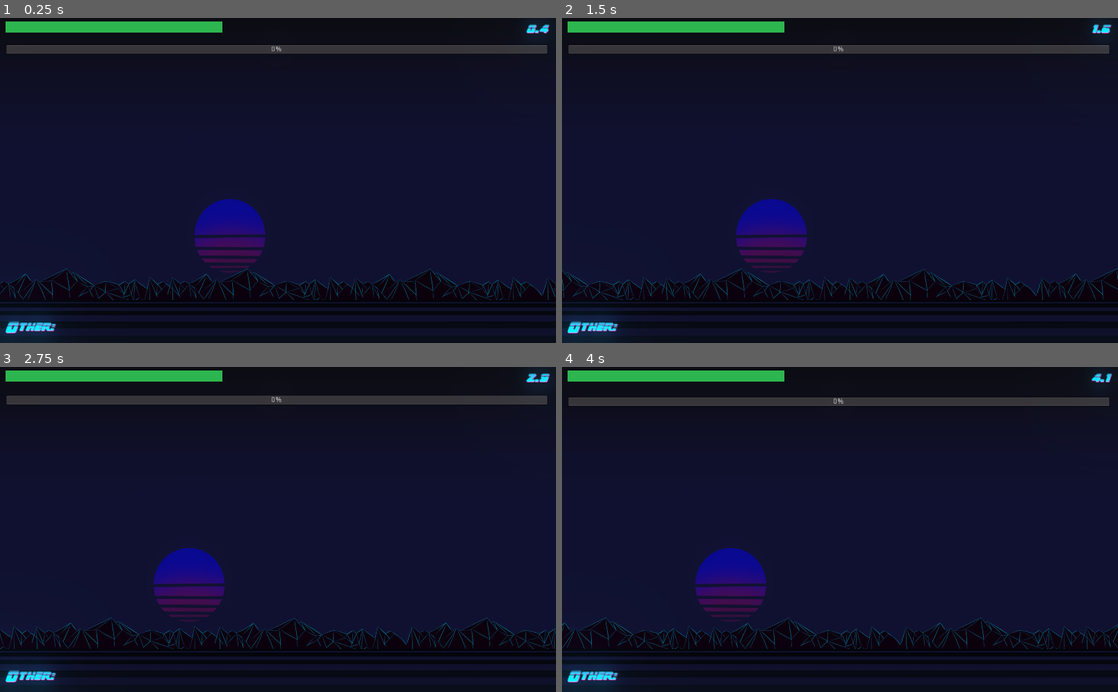
Above: before the commit, frames 1-4 (two rows, left to right).
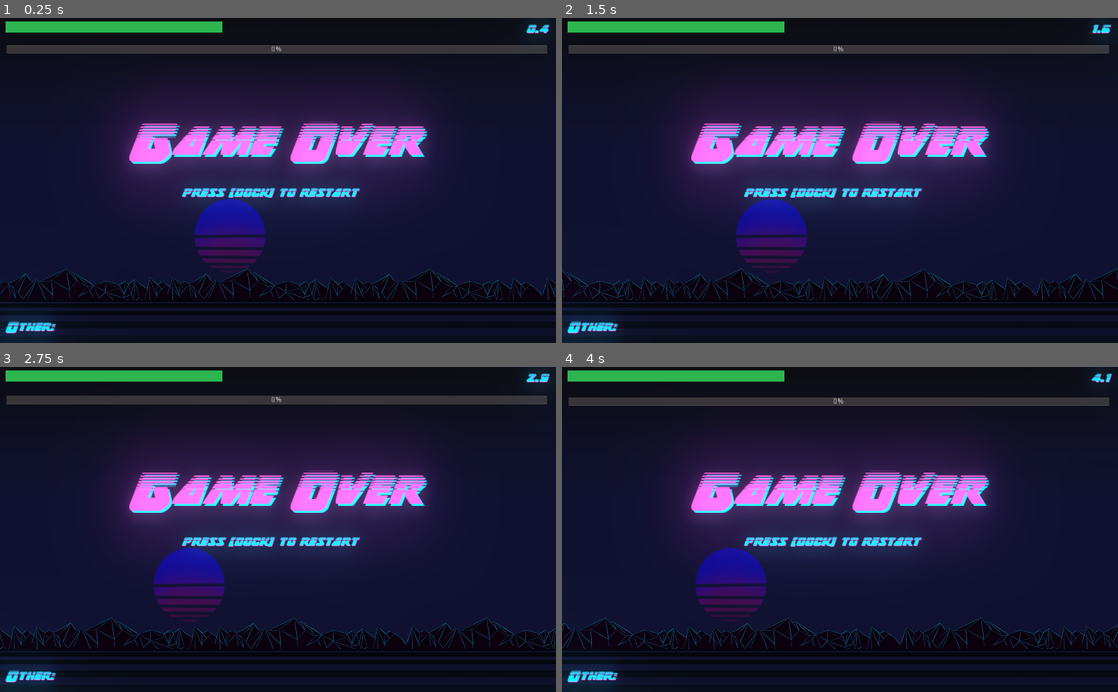
Above: after the commit, the same moments.

Repository: Joniras/MoustacheDesinfectant
Game: Godot game, scene res://Scenes/Game/Game.tscn
The game is run twice, just before and just after one commit, with the same random seed, the same clock (stepped at 60 frames per second) and the same inputs. This scene is started directly instead of the project's main scene.
Inputs (mouse positions are in pixels of both pictures, inside the frame that each line leads up to):
- Up to frame 1 (0.25 s): no input
- Up to frame 2 (1.5 s): move the mouse to (962, 164) at 0.52 s; click (962, 164) at 0.6 s; move the mouse to (728, 196) at 1.27 s; click (728, 196) at 1.35 s
- Up to frame 3 (2.75 s): move the mouse to (333, 458) at 2.02 s; click (333, 458) at 2.1 s
- Up to frame 4 (4 s): move the mouse to (812, 594) at 2.77 s; click (812, 594) at 2.85 s; move the mouse to (1006, 578) at 3.52 s; click (1006, 578) at 3.6 s

The runs differ from the first frame. In frame 1, 13% of the frame differs, in the area x 21-78%, y 28-59%; in frame 2, 13%; in frame 3, 13%; in frame 4, 13%.
Error in both runs: Invalid get index '1' (on base: 'Dictionary').

Commit message:
Updated Game Over UI

Diff:
--- a/Characters/Player.tscn
+++ b/Characters/Player.tscn
@@ -13,8 +13,7 @@
 
 const SPEED = 400 # speed of the ship
 const BULLETS_PER_SECOND = 5 # bullets fired per second
-const BASE_DAMAGE = 50
-const DAMAGE_PER_LEVEL = 15 # damage increase after levelup
+const DAMAGE_PER_LEVEL = 50 # damage increase after levelup
 const EXPERIENCE_PER_LEVEL = 100 # xp needed for level up
 const LOSS_AFTER_ENEMY_HIT = 34 # damage that is taken after enemy is going out on the left
 const BULLET_SPEED = 500 # bullet speed of the player
@@ -141,7 +140,7 @@
 puppetsync func spawn_bullet():
 	var bullet =  BULLET.instance()
 	var bullet_speed = BULLET_SPEED
-	var bullet_damage = BASE_DAMAGE + ((level-1) * DAMAGE_PER_LEVEL)
+	var bullet_damage = level * DAMAGE_PER_LEVEL
 	if(docked):
 		bullet_speed *= BULLET_SPEED_DOCKED
 		bullet_damage *= BULLET_DAMAGE_DOCKED
--- a/Scenes/Game/Game.tscn
+++ b/Scenes/Game/Game.tscn
@@ -179,31 +179,21 @@
 		rpc(\"game_over\")
 "
 
-[sub_resource type="DynamicFont" id=13]
-size = 81
-use_filter = true
-font_data = ExtResource( 3 )
-
-[sub_resource type="DynamicFont" id=14]
-size = 24
-use_filter = true
-font_data = ExtResource( 3 )
-
-[sub_resource type="RectangleShape2D" id=2]
+[sub_resource type="RectangleShape2D" id=4]
 extents = Vector2( 60, 1 )
 
-[sub_resource type="GDScript" id=3]
+[sub_resource type="GDScript" id=5]
 script/source = "extends ParallaxLayer
 
 "
 
-[sub_resource type="GDScript" id=4]
+[sub_resource type="GDScript" id=6]
 script/source = "extends ParallaxLayer
 
 
 "
 
-[sub_resource type="GDScript" id=5]
+[sub_resource type="GDScript" id=7]
 script/source = "extends ParallaxLayer
 
 
@@ -256,19 +246,18 @@
 angle = 297.9
 angle_random = 0.1
 
-[sub_resource type="DynamicFont" id=9]
+[sub_resource type="DynamicFont" id=11]
 size = 24
 use_filter = true
 font_data = ExtResource( 3 )
 
-[sub_resource type="StyleBoxFlat" id=10]
+[sub_resource type="StyleBoxFlat" id=12]
 bg_color = Color( 0.180392, 0.717647, 0.313726, 1 )
 
-[sub_resource type="StyleBoxFlat" id=11]
+[sub_resource type="StyleBoxFlat" id=13]
 bg_color = Color( 0.239216, 0.239216, 0.239216, 1 )
 
-[sub_resource type="Animation" id=12]
-resource_name = "zittern"
+[sub_resource type="Animation" id=14]
 length = 0.3
 loop = true
 tracks/0/type = "value"
@@ -284,49 +273,18 @@
 "values": [ Vector2( 10.0001, 48.0002 ), Vector2( 10, 54 ), Vector2( 10, 48 ) ]
 }
 
+[sub_resource type="DynamicFont" id=3]
+size = 24
+use_filter = true
+font_data = ExtResource( 3 )
+
+[sub_resource type="DynamicFont" id=2]
+size = 81
+use_filter = true
+font_data = ExtResource( 3 )
+
 [node name="Game" type="Node2D"]
 script = SubResource( 1 )
-
-[node name="lbl_game_over2" type="Label" parent="."]
-visible = false
-margin_left = 230.515
-margin_top = 189.324
-margin_right = 795.515
-margin_bottom = 280.324
-custom_fonts/font = SubResource( 13 )
-custom_colors/font_color = Color( 0, 0.882353, 1, 1 )
-text = "Game Over"
-__meta__ = {
-"_edit_use_anchors_": false
-}
-
-[node name="lbl_game_over" type="Label" parent="."]
-visible = false
-margin_left = 226.515
-margin_top = 185.324
-margin_right = 789.515
-margin_bottom = 276.324
-custom_fonts/font = SubResource( 13 )
-custom_colors/font_color = Color( 1, 0.356863, 0.823529, 1 )
-text = "Game Over"
-__meta__ = {
-"_edit_use_anchors_": false
-}
-
-[node name="lbl_press_sth" type="Label" parent="."]
-visible = false
-margin_left = 333.962
-margin_top = 309.078
-margin_right = 699.962
-margin_bottom = 337.078
-custom_fonts/font = SubResource( 14 )
-custom_colors/font_color = Color( 0, 0.882353, 1, 1 )
-custom_colors/font_outline_modulate = Color( 1, 0.356863, 0.823529, 1 )
-custom_colors/font_color_shadow = Color( 1, 0.356863, 0.823529, 1 )
-text = "press [dock] to restart"
-__meta__ = {
-"_edit_use_anchors_": false
-}
 
 [node name="Border" type="StaticBody2D" parent="."]
 visible = false
@@ -437,7 +395,7 @@
 margin_top = 557.158
 margin_right = 110.0
 margin_bottom = 585.158
-custom_fonts/font = SubResource( 9 )
+custom_fonts/font = SubResource( 11 )
 custom_colors/font_color = Color( 0, 0.882353, 1, 1 )
 custom_colors/font_outline_modulate = Color( 1, 0.356863, 0.823529, 1 )
 custom_colors/font_color_shadow = Color( 1, 0.356863, 0.823529, 1 )
@@ -451,7 +409,7 @@
 margin_top = 5.0
 margin_right = 819.0
 margin_bottom = 33.0
-custom_fonts/font = SubResource( 9 )
+custom_fonts/font = SubResource( 11 )
 custom_colors/font_color = Color( 0, 0.882353, 1, 1 )
 custom_colors/font_outline_modulate = Color( 1, 0.356863, 0.823529, 1 )
 custom_colors/font_color_shadow = Color( 1, 0.356863, 0.823529, 1 )
@@ -464,7 +422,7 @@
 margin_top = 7.15639
 margin_right = 1007.48
 margin_bottom = 35.1564
-custom_fonts/font = SubResource( 9 )
+custom_fonts/font = SubResource( 11 )
 custom_colors/font_color = Color( 0, 0.882353, 1, 1 )
 custom_colors/font_outline_modulate = Color( 1, 0.356863, 0.823529, 1 )
 custom_colors/font_color_shadow = Color( 1, 0.356863, 0.823529, 1 )
@@ -478,7 +436,7 @@
 margin_top = 557.158
 margin_right = 521.474
 margin_bottom = 585.158
-custom_fonts/font = SubResource( 9 )
+custom_fonts/font = SubResource( 11 )
 custom_colors/font_color = Color( 0, 0.882353, 1, 1 )
 custom_colors/font_outline_modulate = Color( 1, 0.356863, 0.823529, 1 )
 custom_colors/font_color_shadow = Color( 1, 0.356863, 0.823529, 1 )
@@ -516,15 +474,15 @@
 
 [node name="AnimationPlayer" type="AnimationPlayer" parent="."]
 autoplay = "zittern"
-anims/zittern = SubResource( 12 )
+anims/zittern = SubResource( 14 )
 
 [node name="lbl_died" type="Label" parent="."]
 visible = false
-margin_left = 431.271
+margin_left = 451.271
 margin_top = 429.468
-margin_right = 566.271
+margin_right = 586.271
 margin_bottom = 457.468
-custom_fonts/font = SubResource( 14 )
+custom_fonts/font = SubResource( 3 )
 custom_colors/font_color = Color( 0, 0.882353, 1, 1 )
 custom_colors/font_outline_modulate = Color( 1, 0.356863, 0.823529, 1 )
 custom_colors/font_color_shadow = Color( 1, 0.356863, 0.823529, 1 )
@@ -532,3 +490,41 @@
 __meta__ = {
 "_edit_use_anchors_": false
 }
+
+[node name="lbl_game_over2" type="Label" parent="."]
+margin_left = 238.515
+margin_top = 189.324
+margin_right = 803.515
+margin_bottom = 280.324
+custom_fonts/font = SubResource( 2 )
+custom_colors/font_color = Color( 0, 0.882353, 1, 1 )
+text = "Game Over"
+__meta__ = {
+"_edit_use_anchors_": false
+}
+
+[node name="lbl_game_over" type="Label" parent="."]
+margin_left = 234.515
+margin_top = 185.324
+margin_right = 797.515
+margin_bottom = 276.324
+custom_fonts/font = SubResource( 2 )
+custom_colors/font_color = Color( 1, 0.356863, 0.823529, 1 )
+text = "Game Over"
+__meta__ = {
+"_edit_use_anchors_": false
+}
+
+[node name="lbl_press_sth" type="Label" parent="."]
+margin_left = 333.962
+margin_top = 309.078
+margin_right = 699.962
+margin_bottom = 337.078
+custom_fonts/font = SubResource( 3 )
+custom_colors/font_color = Color( 0, 0.882353, 1, 1 )
+custom_colors/font_outline_modulate = Color( 1, 0.356863, 0.823529, 1 )
+custom_colors/font_color_shadow = Color( 1, 0.356863, 0.823529, 1 )
+text = "press [dock] to restart"
+__meta__ = {
+"_edit_use_anchors_": false
+}
Not shown: 10 places in Scenes/Game/Game.tscn that only renumber resources
